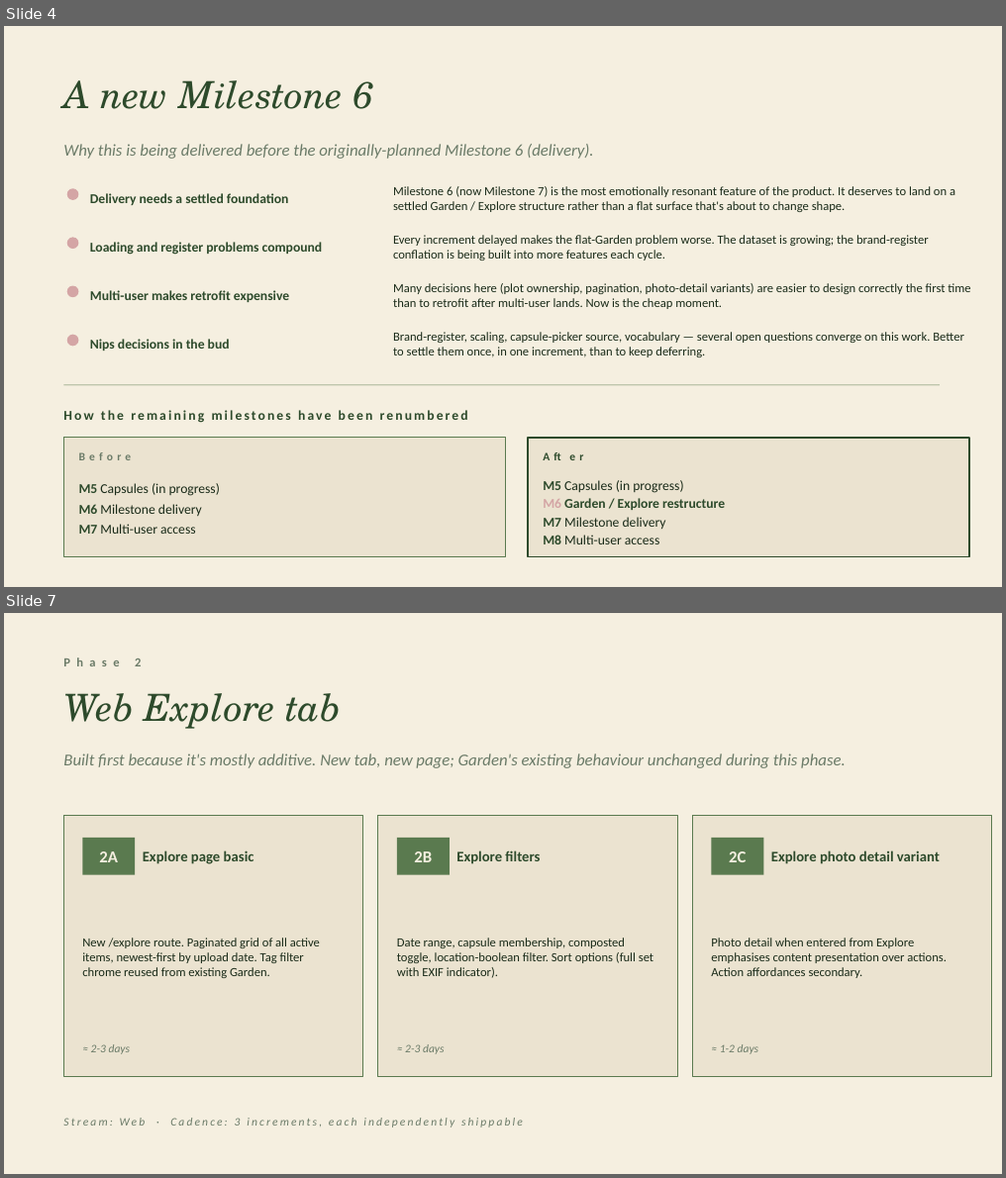
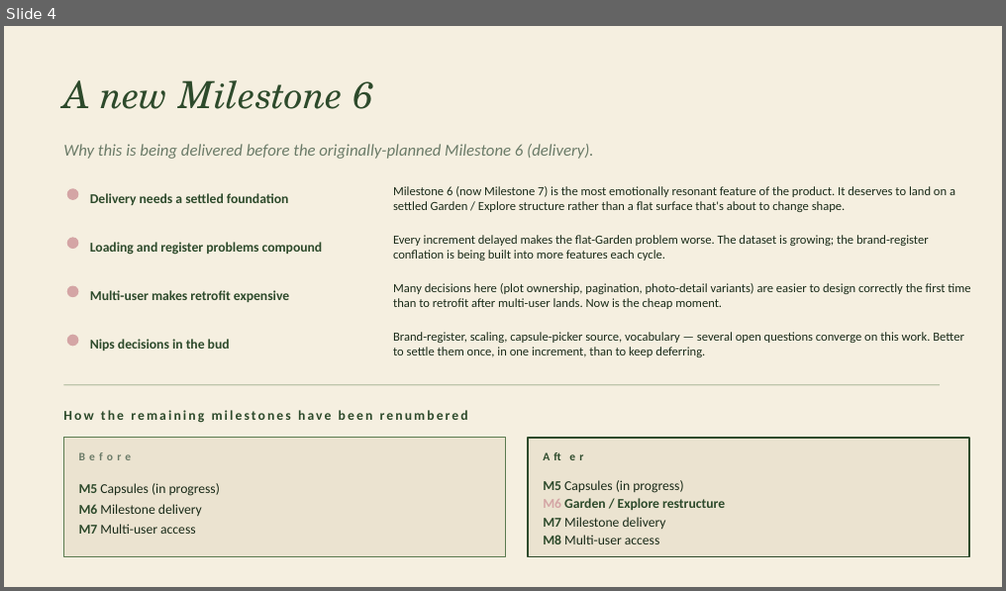
Before and after one commit to bacalv/Heirlooms, a slide deck: docs/presentations/Garden_Explore_Plan.pptx. Shown one above the other, each under a label of ours: slides 4 and 7 before the commit, slide 4 after it; the slides between them are not shown. The pictures are 1006x1178 and 1006x591 pixels, drawn with LibreOffice and Linux fonts; fonts in the diff are those of the drawing. Boxes give left, top, right and bottom in pixels: in the first picture for what was removed or moved away, otherwise in the second. Text is boxed around its words. In the diff, an @@ line names an element or a change of style, - is before the commit and + after.

```diff
--- a/docs/presentations/Garden_Explore_Plan.pptx
+++ b/docs/presentations/Garden_Explore_Plan.pptx
@@ slide 7 removed at [4,613,1002,1174], background #F5EFE0 @@
@@ text removed at [135,659,141,666] @@
-Phase 2
@@ text removed at [63,693,342,729] @@
-Web Explore tab
@@ text removed at [63,754,846,768] @@
-Built first because it's mostly additive. New tab, new page; Garden's existing behaviour unchanged during this phase.
@@ rectangle removed at [63,815,363,1077] @@
@@ rectangle removed at [378,815,678,1077] @@
@@ rectangle removed at [693,815,992,1077] @@
@@ rectangle removed at [82,838,135,875] @@
@@ rectangle removed at [397,838,450,875] @@
@@ rectangle removed at [712,838,764,875] @@
@@ text removed at [99,852,118,862] @@
-2A
@@ text removed at [143,851,254,864] @@
-Explore page basic
@@ text removed at [414,852,432,862] @@
-2B
@@ text removed at [456,851,540,864] @@
-Explore filters
@@ text removed at [729,852,746,862] @@
-2C
@@ text removed at [771,851,940,864] @@
-Explore photo detail variant
@@ text removed at [82,938,320,978] @@
-New /explore route. Paginated grid of all active items, newest-first by upload date. Tag filter chrome reused from existing Garden.
@@ text removed at [397,938,653,978] @@
-Date range, capsule membership, composted toggle, location-boolean filter. Sort options (full set with EXIF indicator).
@@ text removed at [711,938,946,978] @@
-Photo detail when entered from Explore emphasises content presentation over actions. Action affordances secondary.
@@ text removed at [91,1045,131,1055] @@
-≈ 2-3 days
@@ text removed at [405,1045,445,1055] @@
-≈ 2-3 days
@@ text removed at [720,1045,759,1055] @@
-≈ 1-2 days
@@ text removed at [63,1118,523,1128] @@
-Stream: Web · Cadence: 3 increments, each independently shippable
```
Also in this commit, not shown: 5 slides changed, 3 slides added, 1 other slide removed.
